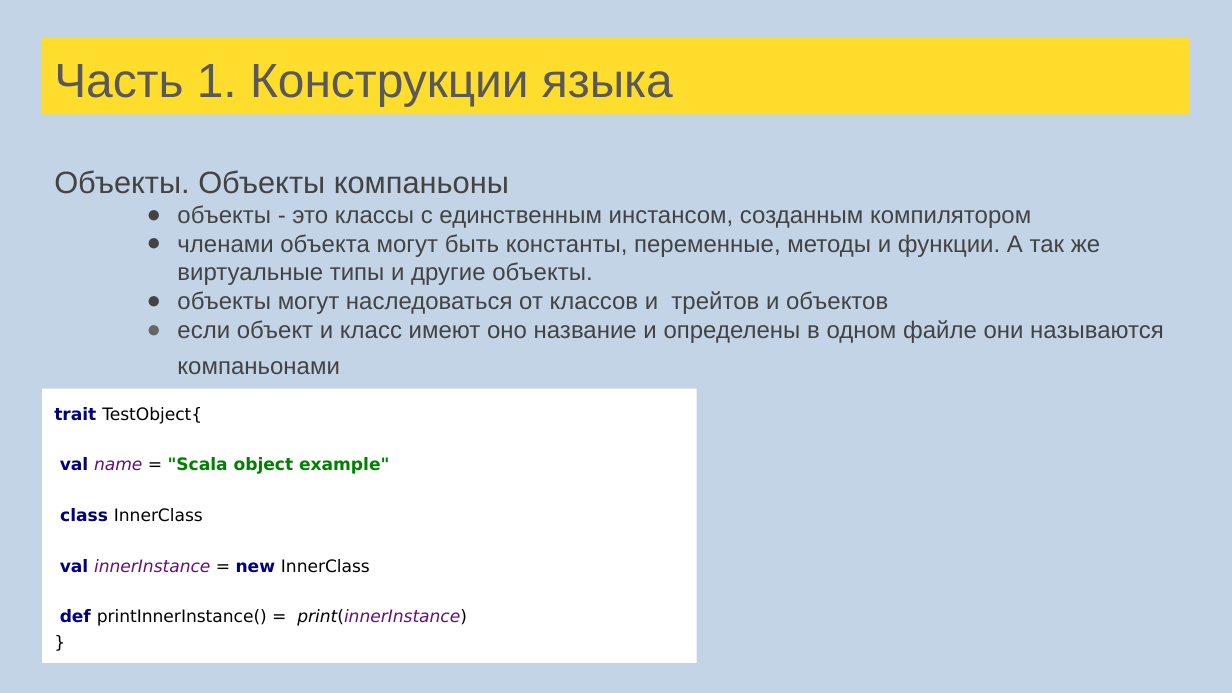
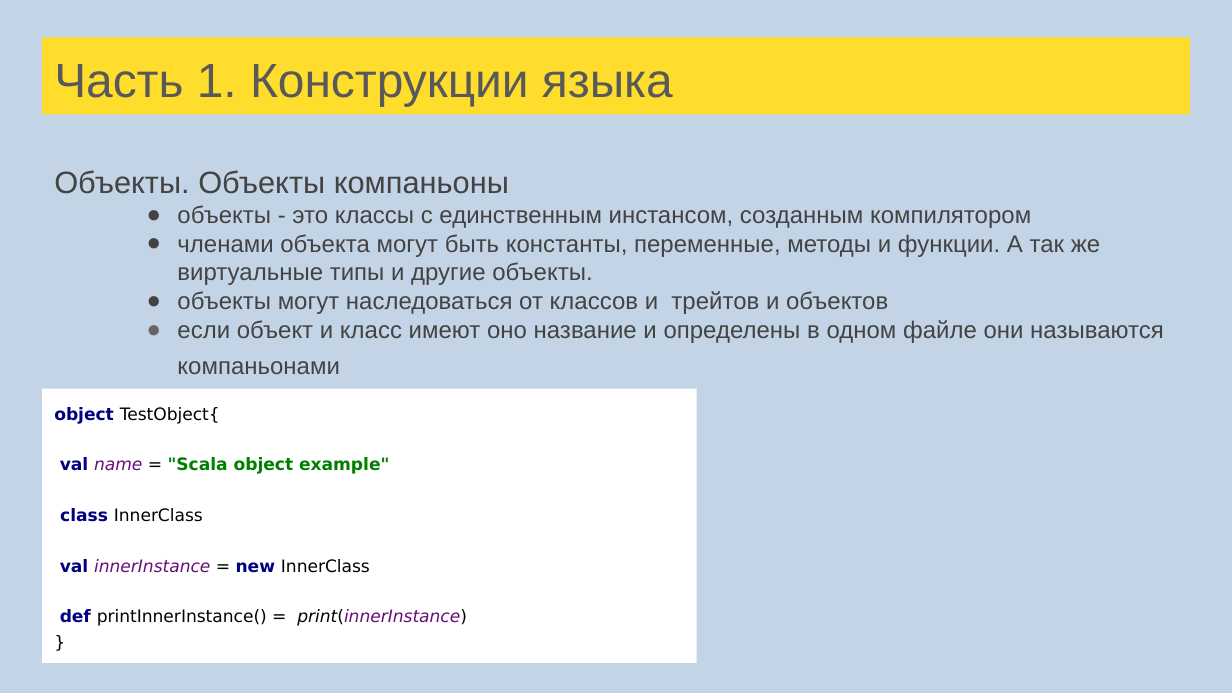
Before and after one commit to tralfamadore/ScalaLectures, a slide deck: slide 51 of src/main/resources/Лекции Scala для FinTech.pptx (slide 45 before the commit). Drawn at 1232x693 pixels with LibreOffice and Linux fonts; fonts in the diff are those of the drawing. Boxes give left, top, right and bottom in pixels: in the first picture for what was removed or moved away, otherwise in the second. Text is boxed around its words. In the diff, an @@ line names an element or a change of style, - is before the commit and + after.

```diff
--- a/src/main/resources/Лекции Scala для FinTech.pptx
+++ b/src/main/resources/Лекции Scala для FinTech.pptx
@@ text in rectangle at <box>54,407,220,424</box>: text changed @@
-trait TestObject{
+object TestObject{
```
Also in this commit, not shown: 5 other slides changed, 7 slides added, 1 slide removed, 4 other files.
